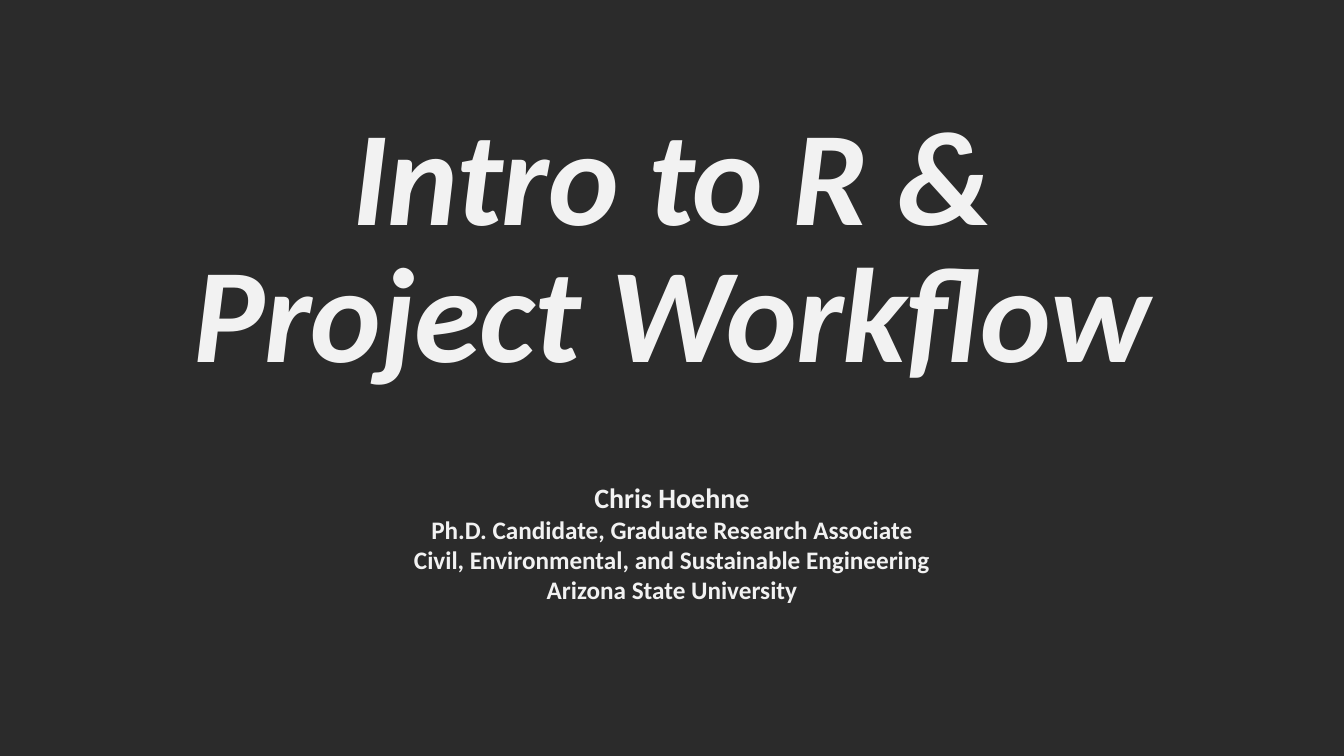
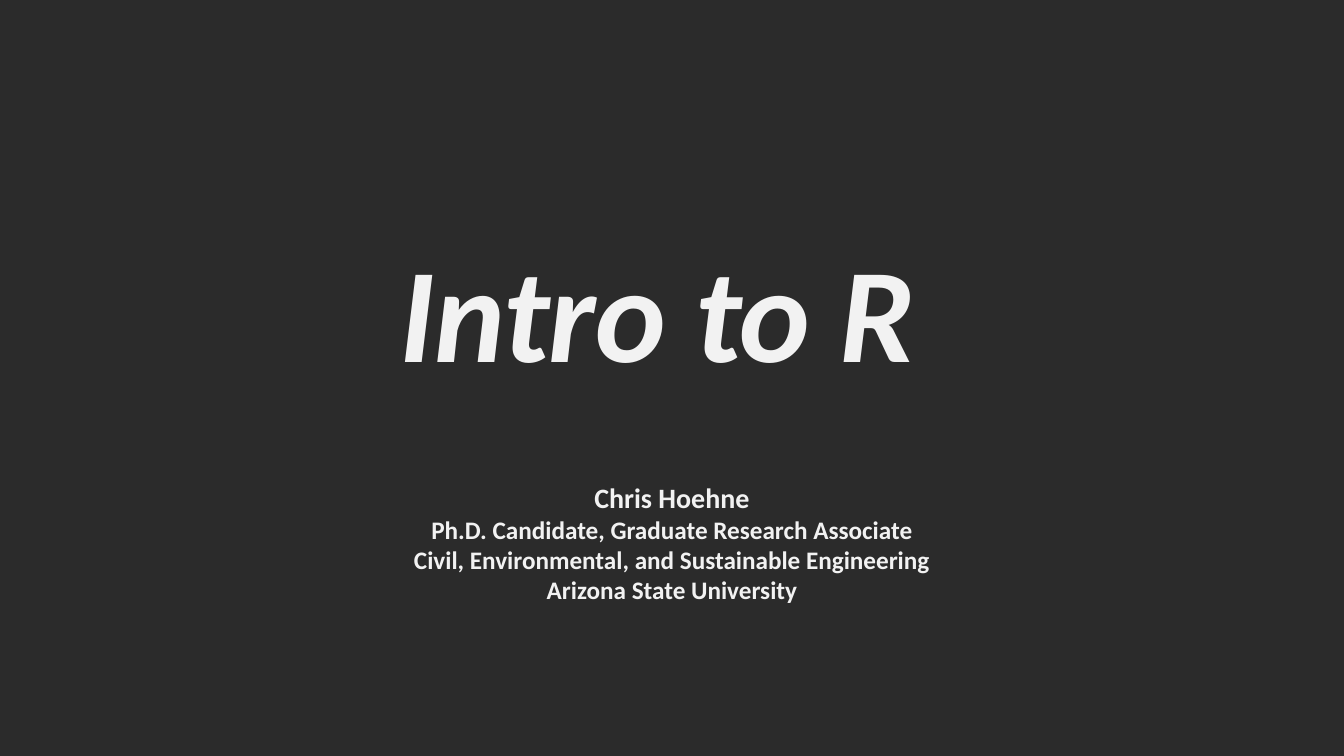
Before and after one commit to cghoehne/chester-lab-R-tutorial, a slide deck: slide 1 of intro-to-R.pptx. Drawn at 1344x756 pixels with LibreOffice and Linux fonts; fonts in the diff are those of the drawing; background and template pictures are left out; a plain dark background stands for a picture behind light text. Boxes give left, top, right and bottom in pixels: in the first picture for what was removed or moved away, otherwise in the second. Text is boxed around its words. In the diff, an @@ line names an element or a change of style, - is before the commit and + after.

```diff
--- a/intro-to-R.pptx
+++ b/intro-to-R.pptx
@@ title at [399,275,916,363]: text changed @@
-Intro to R &
-Project Workflow
+Intro to R
```
Also in this commit, not shown: 7 other slides changed, 1 other file.
